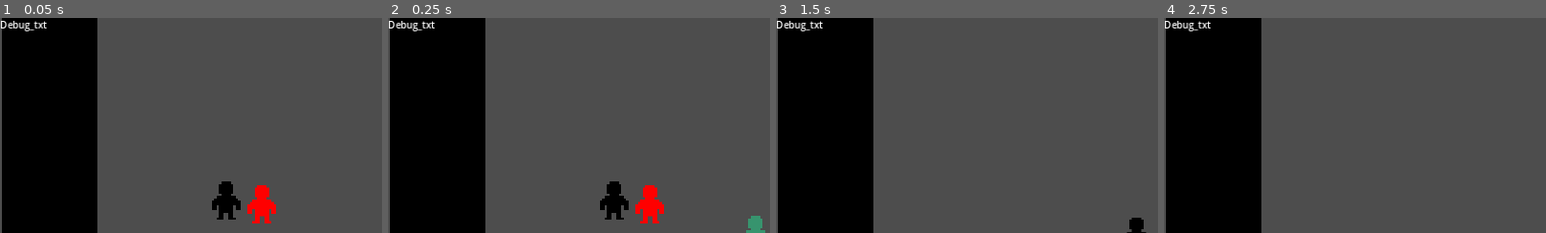
Above: before the commit, frames 1-4 (left to right).
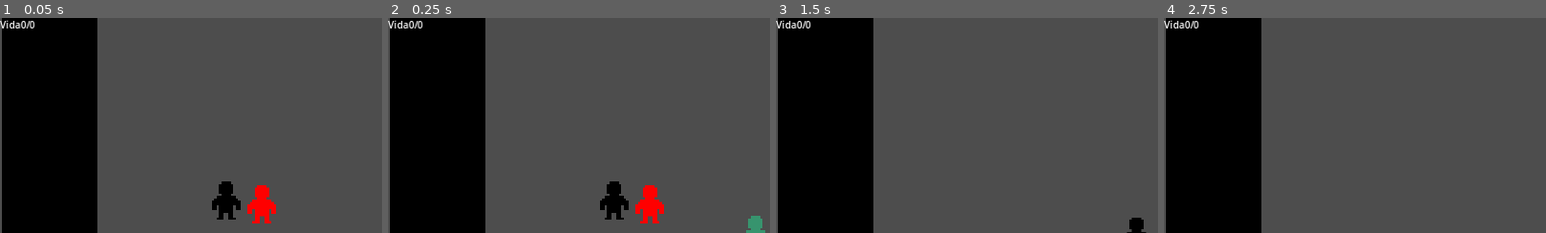
Above: after the commit, the same moments.

Repository: Marcelo02/DLTAction
Game: Godot game, scene res://Scenes/Game/game.tscn
Two runs of this game, one before a commit and one after it. Both use one fixed random seed, a clock stepped at 60 frames per second and the inputs below. The project has no main scene, so this scene is started directly.
Inputs (mouse positions are % of the whole screen's width and height, from its top left):
- Up to frame 1 (0.05 s): no input
- Up to frame 2 (0.25 s): no input
- Up to frame 3 (1.5 s): move the mouse to (72, 45) at 0.52 s; hold D (game_right) 0.53-1.28 s; click (72, 45) at 0.6 s; move the mouse to (30, 55) at 1.27 s; hold S (game_down) from 1.28 s (still down); right-click (30, 55) at 1.35 s
- Up to frame 4 (2.75 s): move the mouse to (60, 28) at 2.02 s; release S (game_down) at 2.03 s; hold D (game_right) from 2.03 s (still down); click (60, 28) at 2.1 s
The pictures show only the part of the screen within x 0-50%, y 0-50%; the shares and areas given below are measured in that part.

The runs differ from the first frame. In frame 1, 0.3% of the frame differs, in the area x 0-13%, y 0-7%; in frame 2, 0.3%; in frame 3, 0.3%; in frame 4, 0.3%.

Commit message:
HUD Fase

Diff:
--- a/Scenes/Game/game.tscn
+++ b/Scenes/Game/game.tscn
@@ -1,10 +1,11 @@
-[gd_scene load_steps=6 format=3 uid="uid://b3tijgojty6qf"]
+[gd_scene load_steps=7 format=3 uid="uid://b3tijgojty6qf"]
 
 [ext_resource type="PackedScene" uid="uid://3jdddk1boys1" path="res://Scenes/Player/player.tscn" id="1_5okua"]
 [ext_resource type="PackedScene" uid="uid://dyrbf5l4b52ux" path="res://Scenes/Player/Classes/fighter/fighter.tscn" id="2_fmmbw"]
 [ext_resource type="PackedScene" uid="uid://bybxtj7yo4pdd" path="res://Scenes/WallPlaceholder/WallPlaceholder.tscn" id="3_wxp1d"]
 [ext_resource type="PackedScene" uid="uid://l6aypmomm8cs" path="res://Scenes/Dummy/dummy.tscn" id="4_36pq5"]
 [ext_resource type="PackedScene" uid="uid://ctcbnrf356vyf" path="res://Scenes/Enemies/Zombie.tscn" id="5_8j4tg"]
+[ext_resource type="Script" path="res://Scripts/HUD.gd" id="6_qtqac"]
 
 [node name="Game" type="Node2D"]
 
@@ -13,13 +14,6 @@
 
 [node name="FighterChar" parent="." instance=ExtResource("2_fmmbw")]
 position = Vector2(439, 312)
-
-[node name="CanvasLayer" type="CanvasLayer" parent="."]
-
-[node name="Debug" type="Label" parent="CanvasLayer"]
-offset_right = 79.0
-offset_bottom = 23.0
-text = "Debug_txt"
 
 [node name="WallPlaceholder" parent="." instance=ExtResource("3_wxp1d")]
 position = Vector2(83, 249)
@@ -30,3 +24,13 @@
 
 [node name="Zombie" parent="." instance=ExtResource("5_8j4tg")]
 position = Vector2(662, 377)
+
+[node name="HUD" type="CanvasLayer" parent="."]
+script = ExtResource("6_qtqac")
+
+[node name="RichTextLabel" type="RichTextLabel" parent="HUD"]
+offset_right = 250.0
+offset_bottom = 109.0
+text = "Dedug
+
+"
--- /dev/null
+++ b/Scripts/HUD.gd
@@ -0,0 +1,16 @@
+extends CanvasLayer
+
+@onready var txt = $RichTextLabel
+@onready var player_char = $"../PlayerChar"
+
+# Called when the node enters the scene tree for the first time.
+func _ready():
+
+
+	pass # Replace with function body.
+
+
+# Called every frame. 'delta' is the elapsed time since the previous frame.
+func _process(delta):
+	txt.text = "Vida" + str(player_char.get_HP()) + "/" + str(player_char.get_maxHP())
+	pass
Binary file added: Assets/DUMMY2.0.aseprite
Binary file added: Assets/DUMMY2.0.png
Not shown, added: Assets/DUMMY2.0.png.import
Binary file added: Assets/MOEDA TESTE.aseprite
Binary file added: Assets/MOEDA TESTE.png
Not shown, added: Assets/MOEDA TESTE.png.import
